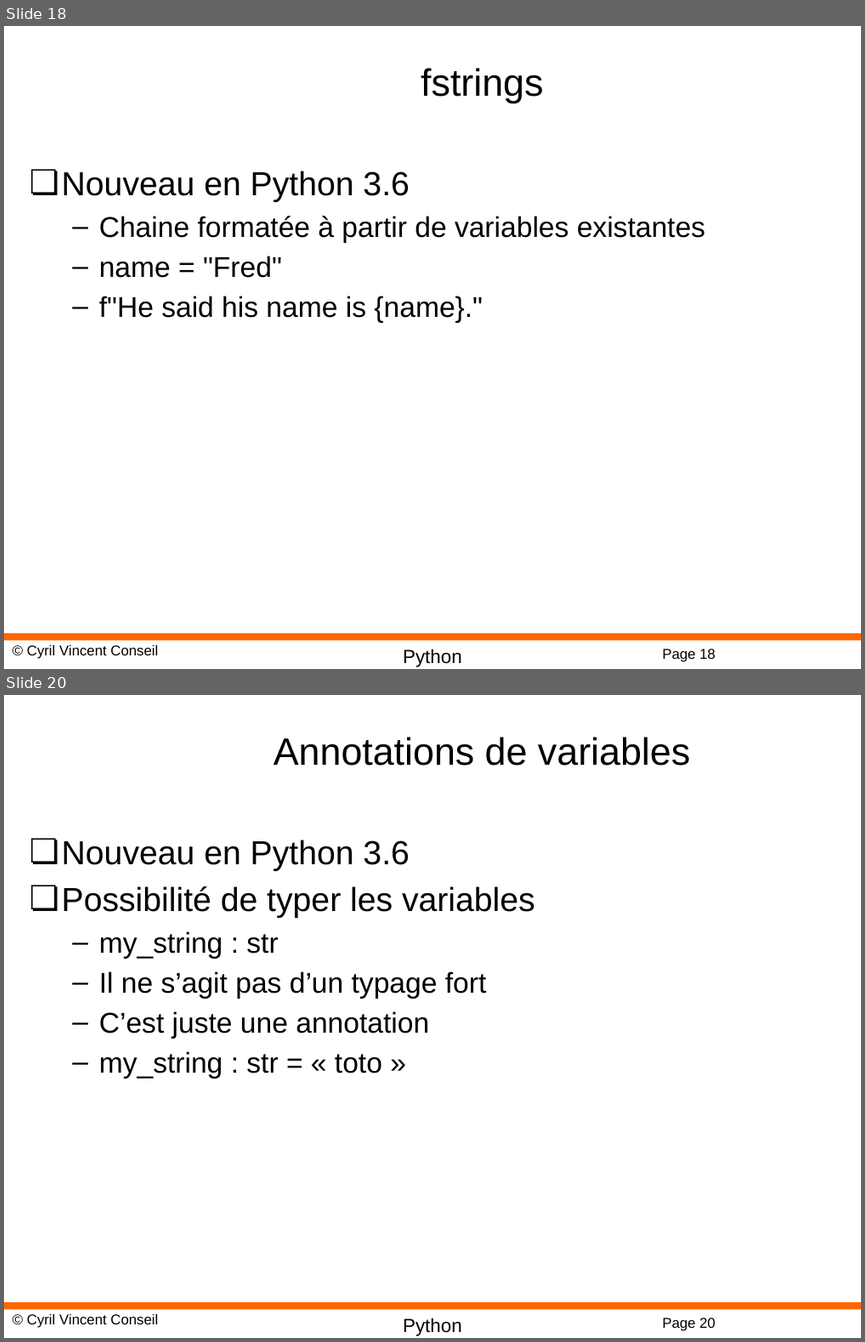
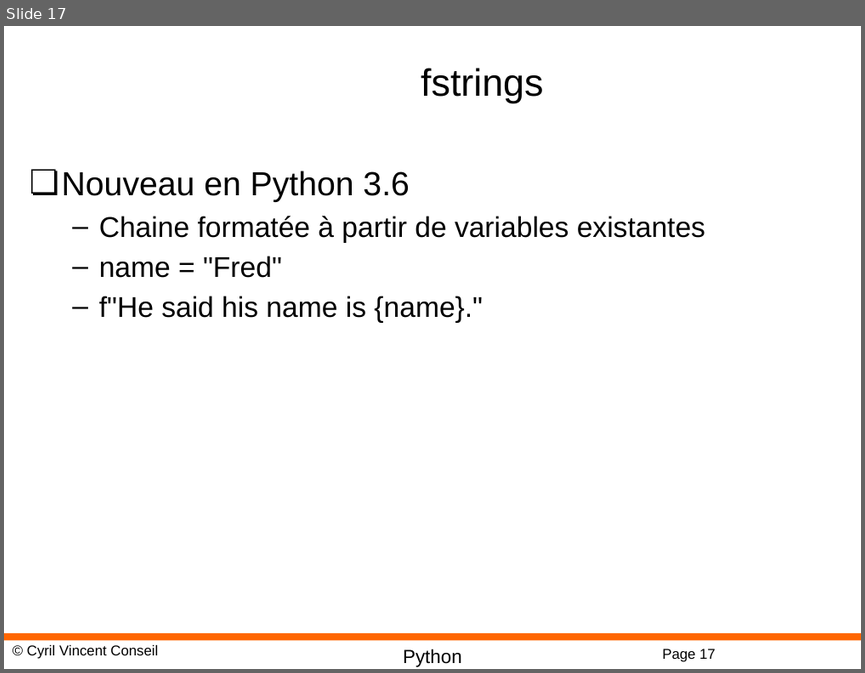
Before and after one commit to cyrilvincent/python, a slide deck: ppt/Python02-Variables.pptx. Shown one above the other, each under a label of ours: slides 18 and 20 before the commit, slide 17 after it; the slides between them are not shown. The pictures are 865x1342 and 865x673 pixels, drawn with LibreOffice and Linux fonts; fonts in the diff are those of the drawing; background and template pictures are left out. Boxes give left, top, right and bottom in pixels: in the first picture for what was removed or moved away, otherwise in the second. Text is boxed around its words. In the diff, an @@ line names an element or a change of style, - is before the commit and + after.

```diff
--- a/ppt/Python02-Variables.pptx
+++ b/ppt/Python02-Variables.pptx
@@ slide 20 removed at (4,695,861,1338), background #FFFFFF; not listed: 4 template elements that a slide beside it also shows @@
@@ title removed at (273,737,690,766) @@
-Annotations de variables
@@ text removed at (62,839,535,1078) @@
-❏ Nouveau en Python 3.6
-❏ Possibilité de typer les variables
-  – my_string : str
-  – Il ne s’agit pas d’un typage fort
-  – C’est juste une annotation
-  – my_string : str = « toto »
@@ what was slide 18 is now slide 17 @@
@@ page number at (662,648,715,662): text changed @@
-Page 18
+Page 17
```
Also in this commit, not shown: 1 slide changed, 1 other slide removed, 4 other files.
